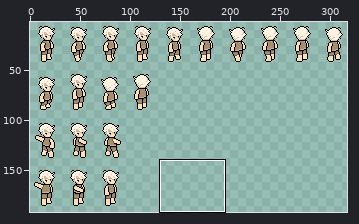
Edited in one commit: sprite sheet (assets/beasts/player.png). The first picture is a wide view before the edit; the outline marks the close-up.
Close-up. Before the commit:
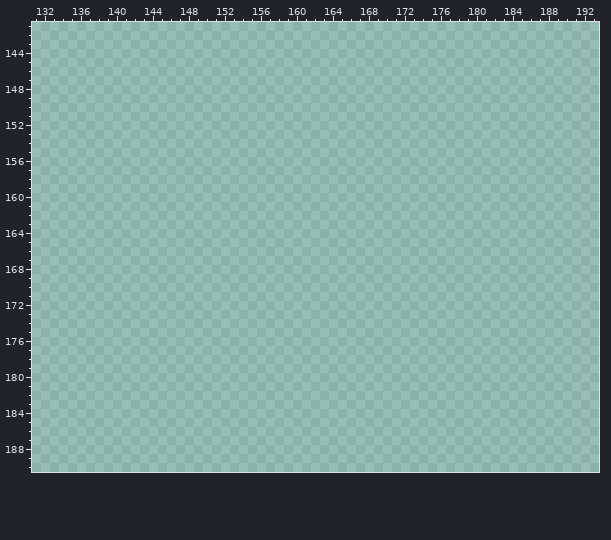
The file is 320x192 pixels. Colours within 5 levels of each other are drawn and written as one. Shown: x 131..193, y 141..190. The wide view leaves out empty margins. The commit also changed other parts of the picture, which this record leaves out.
The result:
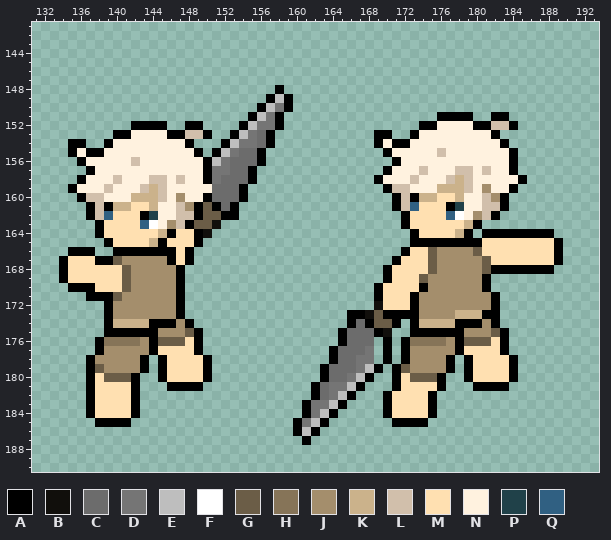
Palette (. is transparent): A #000000  B #110f0c  C #6c6c6c  D #757575  E #bebebe  F #ffffff  G #6b5d47  H #867458  J #a48e6c  K #cbb28b  L #d1bfab  M #ffe0b1  N #fff2df  P #204149  Q #306082
From old to new:
@@ x 131..193 @@
 147 ...............................................................
-148 ...............................................................
-149 ...............................................................
-150 ...............................................................
-151 ...............................................................
-152 ...............................................................
-153 ...............................................................
-154 ...............................................................
-155 ...............................................................
-156 ...............................................................
-157 ...............................................................
-158 ...............................................................
-159 ...............................................................
-160 ...............................................................
-161 ...............................................................
-162 ...............................................................
-163 ...............................................................
-164 ...............................................................
-165 ...............................................................
-166 ...............................................................
-167 ...............................................................
-168 ...............................................................
-169 ...............................................................
-170 ...............................................................
-171 ...............................................................
-172 ...............................................................
-173 ...............................................................
-174 ...............................................................
-175 ...............................................................
-176 ...............................................................
-177 ...............................................................
-178 ...............................................................
-179 ...............................................................
-180 ...............................................................
-181 ...............................................................
-182 ...............................................................
-183 ...............................................................
-184 ...............................................................
-185 ...............................................................
-186 ...............................................................
-187 ...............................................................
+148 ...........................A...................................
+149 ..........................AEA..................................
+150 .........................AEDA..................................
+151 ........................AEDA.................AAAA..AA..........
+152 ...........AAAA..AA....AEDDA...............AANNNNAALLA.........
+153 .........AANNNNAALLA..AEDCA...........AA..ANNNNNNNNA...........
+154 ....AA..ANNNNNNNNA...AEDDCA...........ANAANNNNNNNNNNA..........
+155 ....ANAANNNNNNNNNNA.AEDCCA.............ANNNNNLNNNNNNNA.........
+156 .....ANNNNNLNNNNNNNAEDCCCA..............ANNNNNNNNNNNNA.........
+157 ......ANNNNNNNNNNNNADDCCA..............ANNNLNNNLLNLNNA.........
+158 .....ANNNLNNNLLNLNNADCCCA.............ANNNLNNNLKLNNNNNA........
+159 ....ANNNLNNNLKLNNNNNCCCA...............ALLNNNKKKLNJNNA.........
+160 .....ALLNNNKKKLNJNNACCCA................ALAKKMMKNNLJA..........
+161 ......ALAKKMMKNNLJAGACA.................ALQMMMAPNNLLA..........
+162 ......ALQMMMAPNNLLAGGAA..................AMMMMQFNJLA...........
+163 .......AMMMMQFNJLAGGB....................AMMMMMMKA.............
+164 .......AMMMMMMKAMMAB......................AMMMMKA.AAAAAAAA.....
+165 ........AMMMMKAMMMA.......................AAAAAAAAMMMMMMMMA....
+166 ....AAA..AAAAAAAMA.......................AMMGJJJJGMMMMMMMMA....
+167 ...AMMMAAGJJJJJAMA......................AMMMGJJJJJGMMMMMMMA....
+168 ...AMMMMMMGJJJJJA......................AMMMMGJJJJJGAAAAAAA.....
+169 ...AMMMMMMGJJJJJA......................AMMMGJJJJJJA............
+170 ....AAAMMMGJJJJJA.....................AMMMMAJJJJJJA............
+171 ......AAAGJJJJJJA.....................AMMMAJJJJJJJJA...........
+172 ........AJJJJJJJA.....................BMMMAJJJJJJJJA...........
+173 ........AJJJJJJJA..................AABGAAAAJJJJKKKAA...........
+174 ........AKKKKAAAJA.................ACAGGA.AKKKKAAAJA...........
+175 ........AAAAAAJJJGA...............ACCCAB..AAAAAAJJJGA..........
+176 .......AHHHHJAGGGMA...............ACCC.A.AHHHHJAGGGMA..........
+177 .......AJJJJJAMMMMA..............ACCCD.A.AJJJJJAMMMMA..........
+178 ......AJJJJJA.AMMMMA.............ACCDD.A.AJJJJA.AMMMMA.........
+179 ......AGJJJJA.AMMMMA............ACCCDEA.AGJJJJA.AMMMMA.........
+180 ......AMGGGA..AMMMMA............ACCDEA..AMGGGA..AMMMMA.........
+181 ......AMMMMA...AAAA............ACDDEA...AMMMMA...AAAA..........
+182 ......AMMMMA...................ACDEA...AMMMMA..................
+183 ......AMMMMA..................ADDEA....AMMMMA..................
+184 ......AMMMMA..................ADEA.....AMMMMA..................
+185 .......AAAA..................ADEA.......AAAA...................
+186 .............................AEA...............................
+187 ..............................A................................
 188 ...............................................................
Changed places in both close-ups, as pixel boxes (x1, y1, x2, y2):
added: (59, 85, 293, 427)
added: (293, 112, 563, 445)
